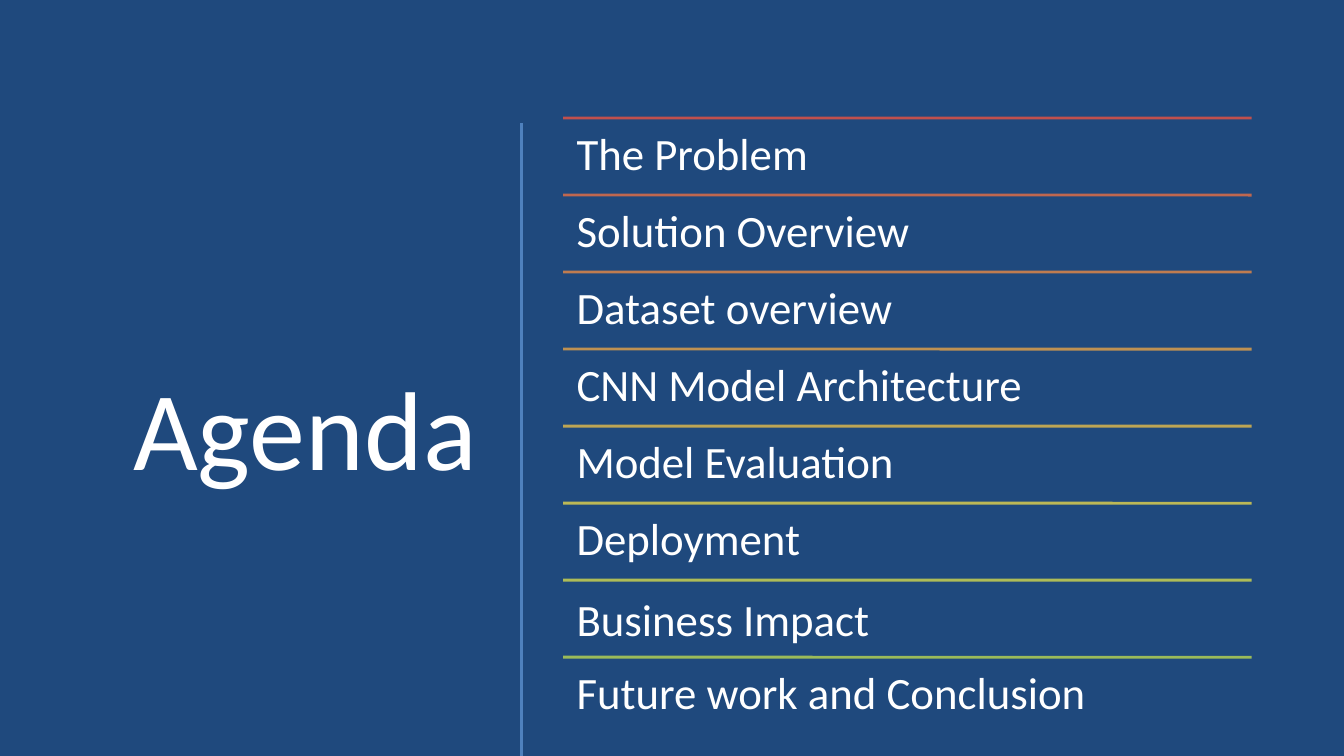
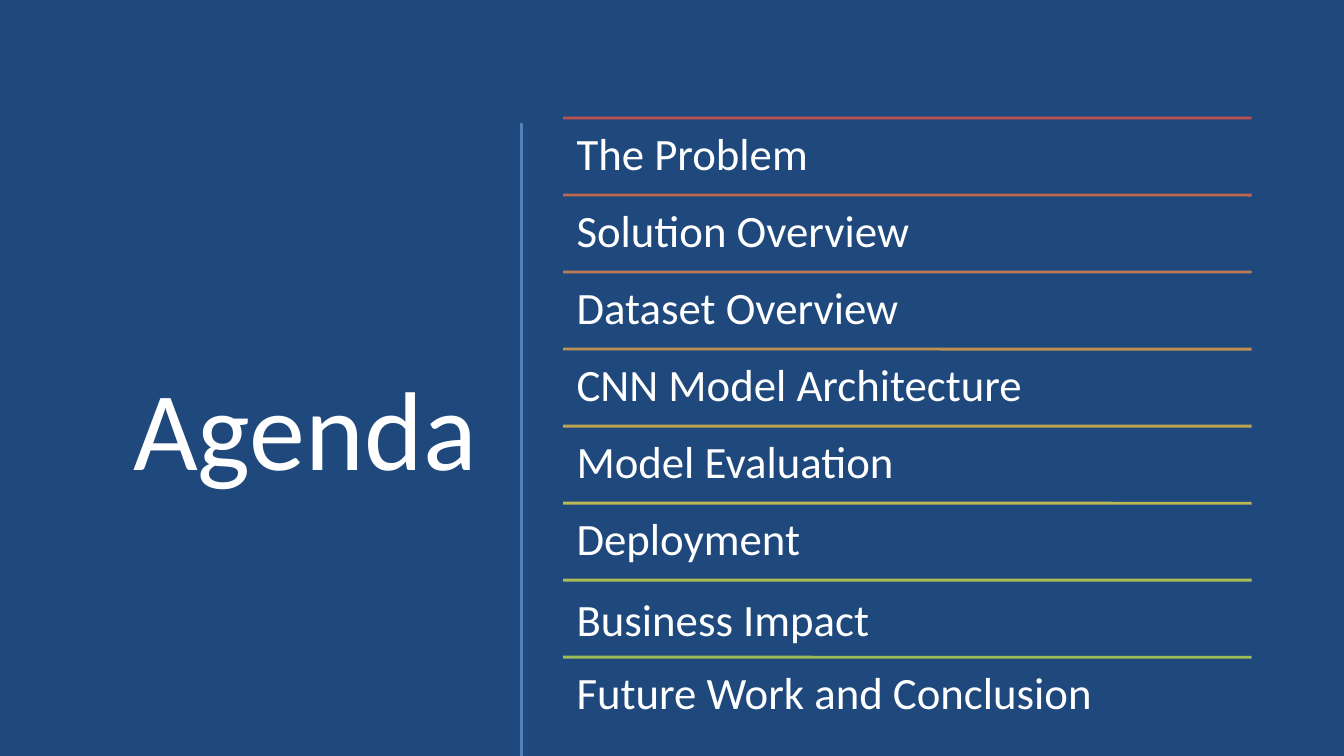
Before and after one commit to Yan1702/IOD17Feb, a slide deck: slide 3 of CapstoneProject/CapstoneProject_Presentation.pptx. Drawn at 1344x756 pixels with LibreOffice and Linux fonts; fonts in the diff are those of the drawing. Boxes give left, top, right and bottom in pixels: in the first picture for what was removed or moved away, otherwise in the second. Text is boxed around its words. In the diff, an @@ line names an element or a change of style, - is before the commit and + after.

```diff
--- a/CapstoneProject/CapstoneProject_Presentation.pptx
+++ b/CapstoneProject/CapstoneProject_Presentation.pptx
@@ text at (577,293,898,325): text changed @@
-Dataset overview
+Dataset Overview
@@ text at (577,678,1092,710): text changed @@
-Future work and Conclusion
+Future Work and Conclusion
```
